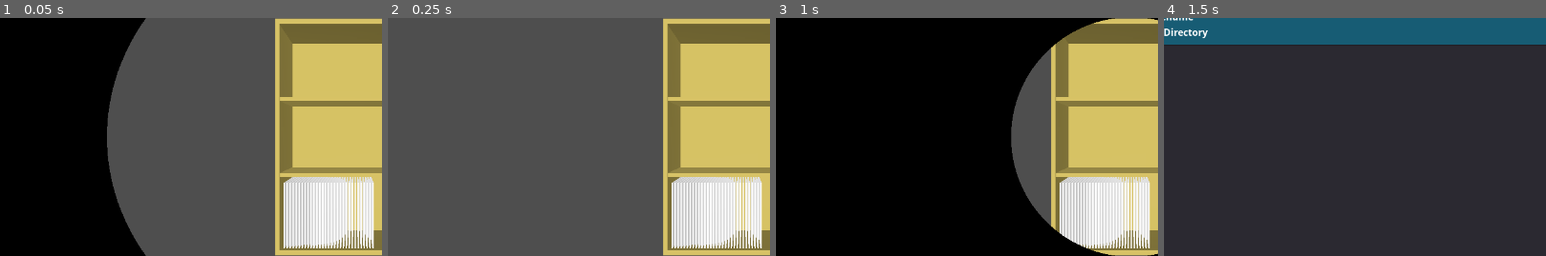
Above: before the commit, frames 1-4 (left to right).
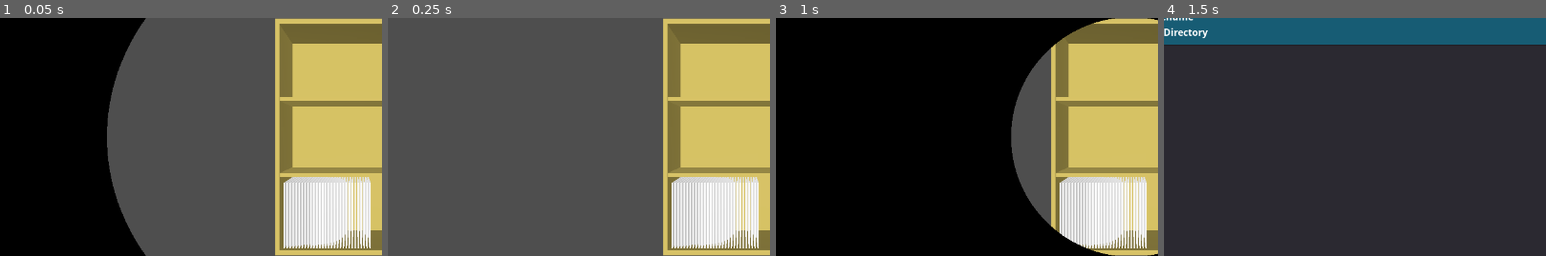
Above: after the commit, the same moments.

Repository: andrew-wilkes/vinyl
Game: Godot game, scene res://scenes/MusicLibrary.tscn
Same seed, same stepped clock (60 frames per second), same inputs: the game is played once before the commit and once after it. This scene is started directly instead of the project's main scene.
Inputs (mouse positions are % of the whole screen's width and height, from its top left):
- Up to frame 1 (0.05 s): no input
- Up to frame 2 (0.25 s): no input
- Up to frame 3 (1 s): click (22, 8) at 0.5 s
- Up to frame 4 (1.5 s): tap Enter at 1.25 s; move the mouse to (72, 45) at 1.27 s; hold Right from 1.28 s (still down); tap Delete at 1.35 s; click (72, 45) at 1.42 s
The pictures show only the part of the screen within x 4-54%, y 25-75%; the shares and areas given below are measured in that part.

The runs differ from the first frame. In frame 1, 0.3% of the frame differs, in the area x 96-98%, y 66-97%; in frame 2, 0.3%; in frame 3, 0.3%; in frame 4, nothing differs.
Error in both runs: Invalid call. Nonexistent function 'get_font_dir' in base 'Nil'. (res://classes/settings.gd:27)

Commit message:
Add sleeve reveal effect

Diff:
--- a/src/scenes/MusicLibrary.gd
+++ b/src/scenes/MusicLibrary.gd
@@ -16,7 +16,7 @@
 const record_gap = 0.008
 
 onready var wood = $Shelves/Wood
-onready var lp = $LP
+onready var sleeve = preload("res://scenes/Sleeve.tscn")
 
 var xoff: int
 var yoff: int
@@ -24,21 +24,24 @@
 var y_spacing
 var selected_item
 var not_handled = true
+var accept_click = true
 
 func _ready():
+	var mat
 	build_shelves(50, 3)
-	lp.translation = get_record_position(0, 0)
-	var x = lp.translation.x
+	var pos = get_record_position(0, 0)
 	for n in 30:
-		x += record_gap + record_thickness
-		var lp2 = lp.duplicate()
-		lp2.translation.x = x
-		add_child(lp2)
-		lp2.get_child(0).connect("mouse_entered", self, "edge_entered", [lp2])
-		lp2.get_child(0).connect("mouse_exited", self, "edge_exited", [lp2])
-		lp2.get_child(0).connect("input_event", self, "edge_input", [lp2])
-		lp2.material = lp.material.duplicate()
-		lp2.material.next_pass = lp.material.next_pass.duplicate()
+		var lp = sleeve.instance()
+		lp.translation = pos
+		add_child(lp)
+		lp.get_child(0).connect("mouse_entered", self, "edge_entered", [lp])
+		lp.get_child(0).connect("mouse_exited", self, "edge_exited", [lp])
+		lp.get_child(0).connect("input_event", self, "edge_input", [lp])
+		if mat == null:
+			mat = lp.material
+		lp.material = mat.duplicate()
+		lp.material.next_pass = mat.next_pass.duplicate()
+		pos.x += record_gap + record_thickness
 
 
 func edge_entered(item):
@@ -51,12 +54,19 @@
 
 func edge_input(_camera, event, _position, _normal, _shape_idx, item):
 	if event is InputEventMouseButton and event.button_index == BUTTON_LEFT and event.pressed:
-		if selected_item and selected_item == item:
-			print("Play")
-		else:
-			selected_item = item
-			print(item)
 		not_handled = false
+		if accept_click:
+			if selected_item and selected_item == item:
+				print("Play")
+			else:
+				accept_click = false
+				if selected_item:
+					selected_item.reveal()
+					yield(selected_item.tween, "finished")
+				selected_item = item
+				item.reveal()
+				yield(item.tween, "finished")
+				accept_click = true
 
 
 func _unhandled_input(event):
@@ -66,8 +76,9 @@
 
 
 func got_click():
-	if not_handled:
+	if not_handled and selected_item:
 		print("Cancel")
+		selected_item.reveal()
 		selected_item = null
 
 
--- a/src/scenes/MusicLibrary.tscn
+++ b/src/scenes/MusicLibrary.tscn
@@ -1,20 +1,9 @@
-[gd_scene load_steps=10 format=2]
+[gd_scene load_steps=6 format=2]
 
 [ext_resource path="res://scenes/OrbitCamera.tscn" type="PackedScene" id=1]
 [ext_resource path="res://scenes/MusicLibrary.gd" type="Script" id=2]
 [ext_resource path="res://scenes/Navigation.tscn" type="PackedScene" id=3]
 [ext_resource path="res://assets/heading1.tres" type="DynamicFont" id=4]
-[ext_resource path="res://assets/highlight-shader.tres" type="Shader" id=5]
-
-[sub_resource type="ShaderMaterial" id=4]
-shader = ExtResource( 5 )
-shader_param/Level = 0.0
-
-[sub_resource type="SpatialMaterial" id=5]
-next_pass = SubResource( 4 )
-
-[sub_resource type="BoxShape" id=3]
-extents = Vector3( 0.003, 0.155, 0.155 )
 
 [sub_resource type="SpatialMaterial" id=1]
 albedo_color = Color( 0.643137, 0.580392, 0.290196, 1 )
@@ -23,18 +12,6 @@
 script = ExtResource( 2 )
 
 [node name="OrbitCamera" parent="." instance=ExtResource( 1 )]
-
-[node name="LP" type="CSGBox" parent="."]
-transform = Transform( 1, 0, 0, 0, 1, 0, 0, 0, 1, 2.25638, 0, 0 )
-width = 0.006
-height = 0.31
-depth = 0.31
-material = SubResource( 5 )
-
-[node name="Area" type="Area" parent="LP"]
-
-[node name="CollisionShape" type="CollisionShape" parent="LP/Area"]
-shape = SubResource( 3 )
 
 [node name="Shelves" type="Spatial" parent="."]
 
--- /dev/null
+++ b/src/scenes/Sleeve.gd
@@ -0,0 +1,14 @@
+extends CSGBox
+
+const DISPLACEMENT = 0.25
+
+var revealed = false
+var tween
+
+func reveal():
+	var d = DISPLACEMENT
+	tween = get_tree().create_tween()
+	if revealed:
+		d = -d
+	tween.tween_property(self, "translation", Vector3(translation.x, translation.y, translation.z + d), 0.3).from_current()
+	revealed = !revealed
--- /dev/null
+++ b/src/scenes/Sleeve.tscn
@@ -0,0 +1,27 @@
+[gd_scene load_steps=6 format=2]
+
+[ext_resource path="res://assets/highlight-shader.tres" type="Shader" id=1]
+[ext_resource path="res://scenes/Sleeve.gd" type="Script" id=2]
+
+[sub_resource type="ShaderMaterial" id=4]
+shader = ExtResource( 1 )
+shader_param/Level = 0.0
+
+[sub_resource type="SpatialMaterial" id=5]
+next_pass = SubResource( 4 )
+
+[sub_resource type="BoxShape" id=3]
+extents = Vector3( 0.003, 0.155, 0.155 )
+
+[node name="Sleeve" type="CSGBox"]
+transform = Transform( 1, 0, 0, 0, 1, 0, 0, 0, 1, 2.256, 0.2, 0 )
+width = 0.006
+height = 0.31
+depth = 0.31
+material = SubResource( 5 )
+script = ExtResource( 2 )
+
+[node name="Area" type="Area" parent="."]
+
+[node name="CollisionShape" type="CollisionShape" parent="Area"]
+shape = SubResource( 3 )
Not shown, changed: README.md
